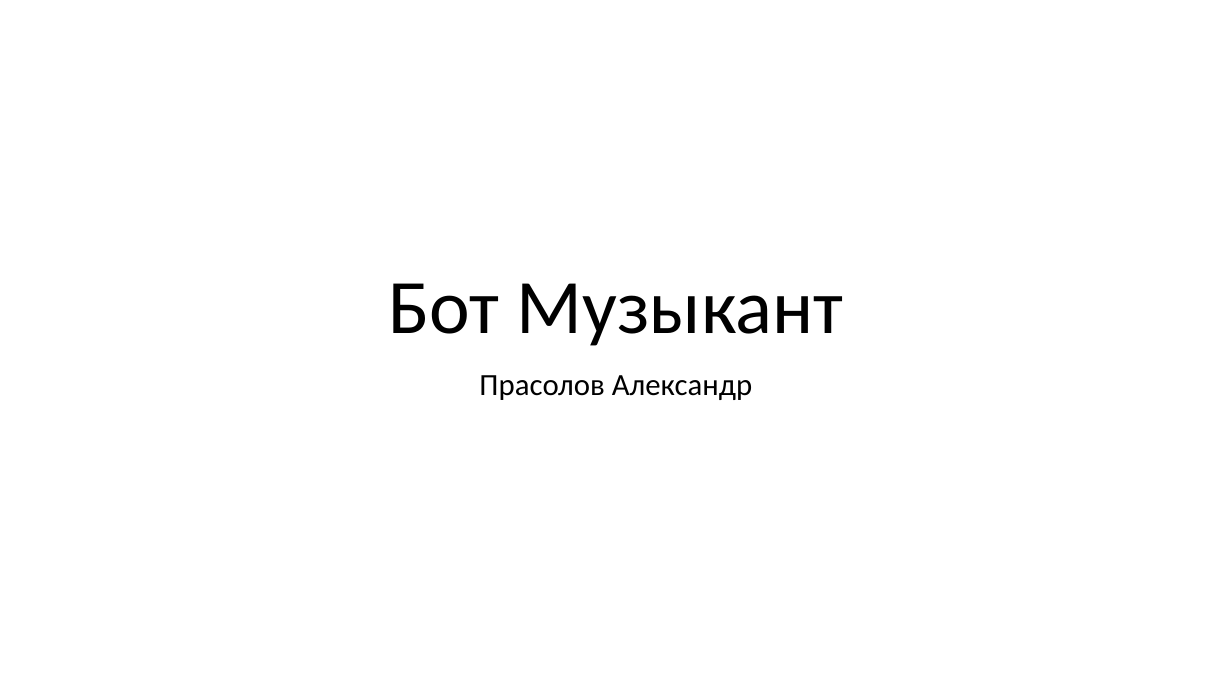
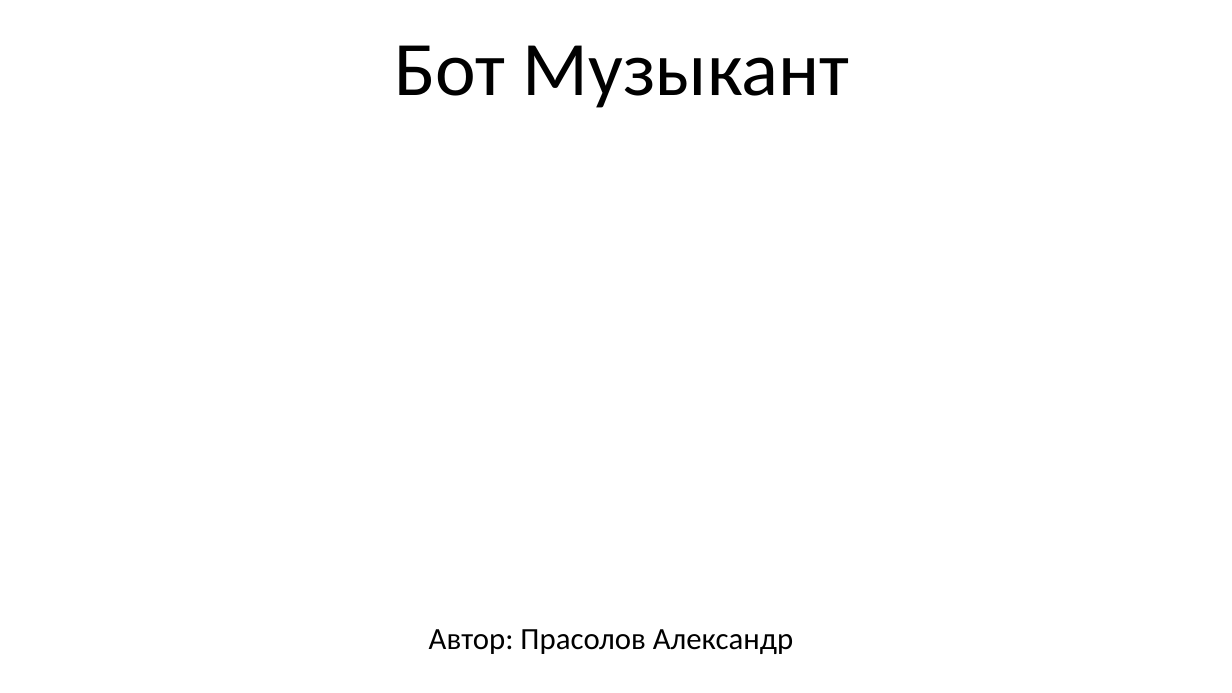
Before and after one commit to AlexPrasolov32/Proect, a slide deck: slide 1 of Шаблон.pptx. Drawn at 1232x693 pixels with LibreOffice and Linux fonts; fonts in the diff are those of the drawing; background and template pictures are left out. Boxes give left, top, right and bottom in pixels: in the first picture for what was removed or moved away, otherwise in the second. Text is boxed around its words. In the diff, an @@ line names an element or a change of style, - is before the commit and + after.

```diff
--- a/Шаблон.pptx
+++ b/Шаблон.pptx
@@ text "Бот Музыкант": place and size @@
-text "Бот Музыкант" at (388, 283, 844, 346)
+text "Бот Музыкант" at (394, 45, 850, 108)
@@ text at (429, 629, 793, 654): text changed @@
-Прасолов Александр
+Автор: Прасолов Александр
```
Also in this commit, not shown: 4 other slides changed.
